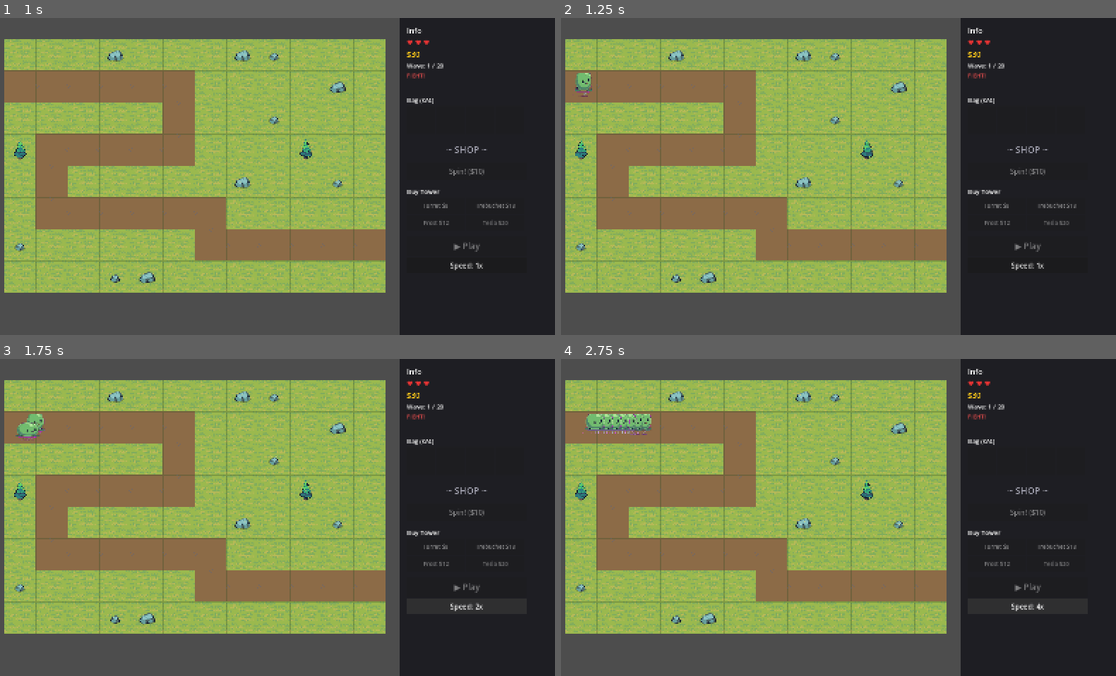
Above: before the commit, frames 1-4 (two rows, left to right).
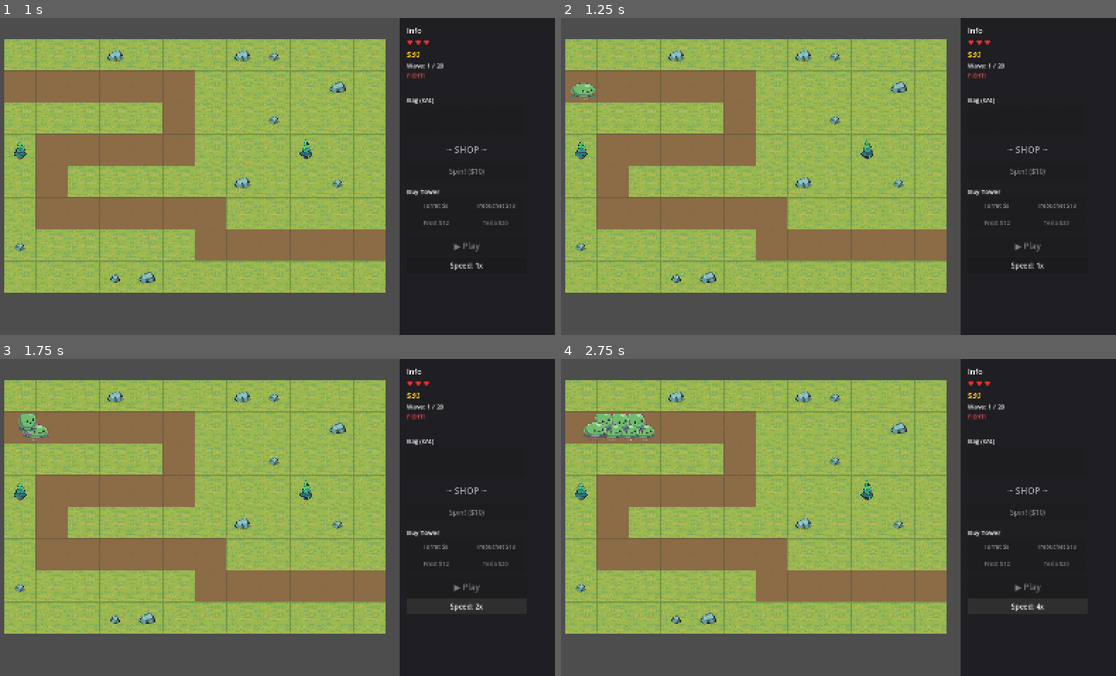
Above: after the commit, the same moments.

Repository: pkyosx/veincraft
Game: Godot game, scene res://scenes/main.tscn
Two runs of this game, one before a commit and one after it. Both use one fixed random seed, a clock stepped at 60 frames per second and the inputs below. Sound files missing from this copy of the repository are replaced by a short silence.
Inputs:
- Up to frame 1 (1 s): click "▶ Play" at 0.5 s
- Up to frame 2 (1.25 s): no input
- Up to frame 3 (1.75 s): click "Speed: 1x" at 1.25 s
- Up to frame 4 (2.75 s): click "Speed: 2x" at 2 s

Frame 1 is identical in both runs. In frame 2, 0.2% of the frame differs, in the area x 1-7%, y 17-26%; in frame 3, 0.3%; in frame 4, 0.7%, in the area x 3-18%, y 17-26%.

Commit message:
Add visual icons to bag slots and slow down slime bounce
- Tower items show actual tower sprites from tower_sheet.png
- Upgrade items (+DMG, +SPD, +RNG) and Bomb show colored icons
- Selected bag item highlighted with yellow tint
- Slime bounce slowed to 0.18s per frame

Co-Authored-By: Claude Opus 4.6 (1M context) <noreply@anthropic.com>

Diff:
--- a/scripts/enemy.gd
+++ b/scripts/enemy.gd
@@ -42,7 +42,7 @@
 # Sprite sheet animation
 var total_frames: int = 1
 var frame_timer: float = 0.0
-const FRAME_SPEED: float = 0.1  # seconds per frame
+const FRAME_SPEED: float = 0.18  # seconds per frame
 
 func setup(p_path: Array, p_hp: int, p_speed: float, p_game: Node2D, p_type: int = 0) -> void:
 	path = p_path
--- a/scripts/hud.gd
+++ b/scripts/hud.gd
@@ -26,6 +26,9 @@
 var speed_options: Array = [1, 2, 4, 8]
 var speed_index: int = 0
 
+# Item icon textures
+var item_icons: Dictionary = {}
+
 var game: Node2D
 
 func _ready() -> void:
@@ -34,7 +37,23 @@
 	# Build item list for spin display
 	for key in GameData.ITEM_CONFIGS:
 		spin_items.append(key)
+	_load_item_icons()
 	_build_ui()
+
+func _load_item_icons() -> void:
+	# Tower icons from tower_sheet.png (4 frames, 64x64 each)
+	var sheet: Texture2D = load("res://sprites/tower_sheet.png")
+	var tower_items: Array = [GameData.ItemType.TURRET, GameData.ItemType.TREBUCHET, GameData.ItemType.FROST, GameData.ItemType.TESLA]
+	for i in range(tower_items.size()):
+		var atlas: AtlasTexture = AtlasTexture.new()
+		atlas.atlas = sheet
+		atlas.region = Rect2(i * 64, 0, 64, 64)
+		item_icons[tower_items[i]] = atlas
+	# Upgrade and bomb icons
+	item_icons[GameData.ItemType.UPGRADE_DMG] = load("res://sprites/icon_dmg.png")
+	item_icons[GameData.ItemType.UPGRADE_SPEED] = load("res://sprites/icon_spd.png")
+	item_icons[GameData.ItemType.UPGRADE_RANGE] = load("res://sprites/icon_rng.png")
+	item_icons[GameData.ItemType.BOMB] = load("res://sprites/icon_bomb.png")
 
 func _build_ui() -> void:
 	# Right panel background
@@ -91,6 +110,13 @@
 		btn.custom_minimum_size = Vector2(80, 80)
 		btn.text = ""
 		btn.pressed.connect(func() -> void: game.select_bag_item(i))
+		# Icon inside button
+		var icon: TextureRect = TextureRect.new()
+		icon.name = "Icon"
+		icon.stretch_mode = TextureRect.STRETCH_KEEP_ASPECT_CENTERED
+		icon.custom_minimum_size = Vector2(64, 64)
+		icon.mouse_filter = Control.MOUSE_FILTER_IGNORE
+		btn.add_child(icon)
 		bag_container.add_child(btn)
 
 	# Spin display (shows cycling items during animation)
@@ -280,18 +306,26 @@
 
 	for i in range(GameData.MAX_BAG):
 		var btn: Button = bag_container.get_child(i)
+		var icon: TextureRect = btn.get_node("Icon")
 		if i < p_bag.size():
-			var config: Dictionary = GameData.ITEM_CONFIGS[p_bag[i]]
-			btn.text = config["name"]
+			var item_type: int = p_bag[i]
+			var config: Dictionary = GameData.ITEM_CONFIGS[item_type]
+			btn.text = ""
+			btn.tooltip_text = config["name"]
 			btn.disabled = false
+			icon.texture = item_icons.get(item_type, null)
+			icon.visible = true
 			if i == p_selected:
-				btn.add_theme_color_override("font_color", Color(1, 1, 0))
+				btn.modulate = Color(1, 1, 0.5)
 			else:
-				btn.remove_theme_color_override("font_color")
+				btn.modulate = Color.WHITE
 		else:
 			btn.text = ""
+			btn.tooltip_text = ""
 			btn.disabled = true
-			btn.remove_theme_color_override("font_color")
+			btn.modulate = Color.WHITE
+			icon.texture = null
+			icon.visible = false
 
 	# Tower buy buttons
 	var tower_grid: GridContainer = get_node("TowerGrid")
Binary file added: sprites/icon_bomb.png
Binary file added: sprites/icon_dmg.png
Binary file added: sprites/icon_rng.png
Binary file added: sprites/icon_spd.png
